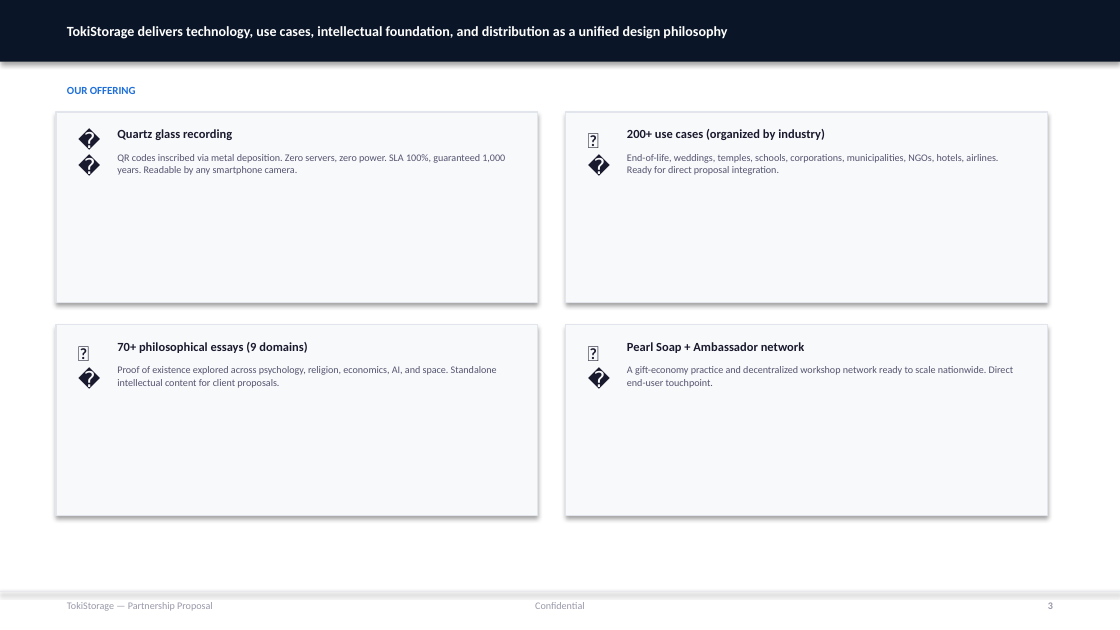
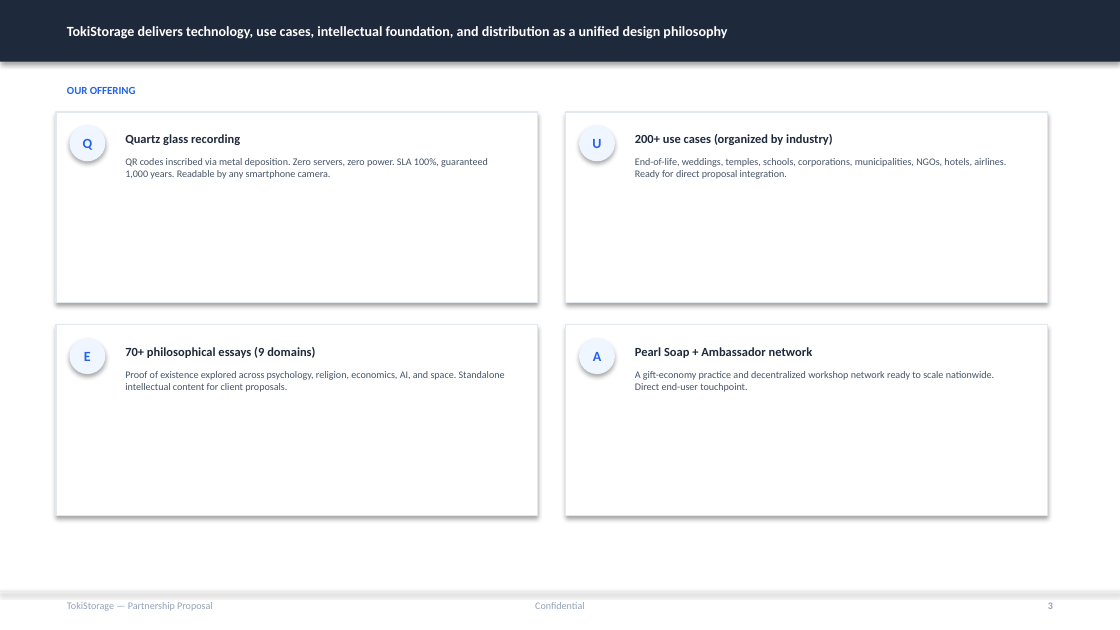
Before and after one commit to timeless-residents/pearlmemorial, a slide deck: slide 3 of toki/tokistorage-partnership-deck-en.pptx. Drawn at 1120x630 pixels with LibreOffice and Linux fonts; fonts in the diff are those of the drawing. Boxes give left, top, right and bottom in pixels: in the first picture for what was removed or moved away, otherwise in the second. Text is boxed around its words. In the diff, an @@ line names an element or a change of style, - is before the commit and + after.

```diff
--- a/toki/tokistorage-partnership-deck-en.pptx
+++ b/toki/tokistorage-partnership-deck-en.pptx
@@ rectangle at [0,0,1120,62]: fill #0A1628 to #1E293B @@
@@ text "OUR OFFERING" at [67,87,136,94]: text colour #1E6FD9 to #2563EB @@
@@ text in ellipse at [69,125,105,161]: text removed @@
-💎
@@ ellipse: place and size @@
-ellipse at [67,121,106,160]
+ellipse at [69,125,105,161]
@@ ellipse at [69,125,105,161]: fill none to #EFF6FF; shadow on @@
@@ text added at [83,139,93,150], 9 pt, text #2563EB, bold @@
+Q
@@ text "Quartz glass recording": place and size @@
-text "Quartz glass recording" at [117,129,232,140]
+text "Quartz glass recording" at [125,134,240,145]
@@ text removed at [577,121,616,160] @@
-📊
@@ ellipse added at [579,125,615,161], fill #EFF6FF @@
@@ text added at [592,139,601,148], 9 pt, text #2563EB, bold @@
+U
@@ text "200+ use cases (organized by ...": place and size @@
-text "200+ use cases (organized by ..." at [627,129,825,140]
+text "200+ use cases (organized by ..." at [635,134,833,145]
@@ text "QR codes inscribed via metal ...": place and size @@
-text "QR codes inscribed via metal ..." at [117,154,505,175]
+text "QR codes inscribed via metal ..." at [125,158,488,179]
@@ text "End-of-life, weddings, temples, schools, corporations, ...": place and size @@
-text "End-of-life, weddings, temples, schools, corporations, ..." at [627,154,998,175]
+text "End-of-life, weddings, temples, schools, corporations, ..." at [635,158,1006,179]
@@ fill #F8F9FB to #FFFFFF; outline #E2E5EB 0.75 pt to #E2E8F0 0.75 pt in 4 elements at [56,112,538,302], [566,112,1047,302], [56,325,538,515], [566,325,1047,515] @@
@@ text removed at [67,334,106,373] @@
-📝
@@ ellipse added at [69,338,105,374], fill #EFF6FF @@
@@ text added at [84,352,91,361], 9 pt, text #2563EB, bold @@
+E
@@ text "70+ philosophical essays (9 domains)": place and size @@
-text "70+ philosophical essays (9 domains)" at [117,342,307,353]
+text "70+ philosophical essays (9 domains)" at [125,347,315,358]
@@ text removed at [577,334,616,373] @@
-🐾
@@ ellipse added at [579,338,615,374], fill #EFF6FF @@
@@ text added at [593,352,601,361], 9 pt, text #2563EB, bold @@
+A
@@ text colour #1A1A2E to #1E293B in 4 elements at [125,134,240,145], [635,134,833,145], [125,347,315,358], [635,347,813,358] @@
@@ text "Pearl Soap + Ambassador network": place and size @@
-text "Pearl Soap + Ambassador network" at [627,342,805,353]
+text "Pearl Soap + Ambassador network" at [635,347,813,358]
@@ text "Proof of existence explored across ...": place and size @@
-text "Proof of existence explored across ..." at [117,366,497,388]
+text "Proof of existence explored across ..." at [125,371,505,392]
@@ text colour #555570 to #475569 in 4 elements at [125,158,488,179], [635,158,1006,179], [125,371,505,392], [635,371,994,392] @@
@@ text "A gift-economy practice and decentralized ...": place and size @@
-text "A gift-economy practice and decentralized ..." at [627,366,1014,388]
+text "A gift-economy practice and decentralized ..." at [635,371,994,392]
```
Also in this commit, not shown: 8 other slides changed, 4 other files.
